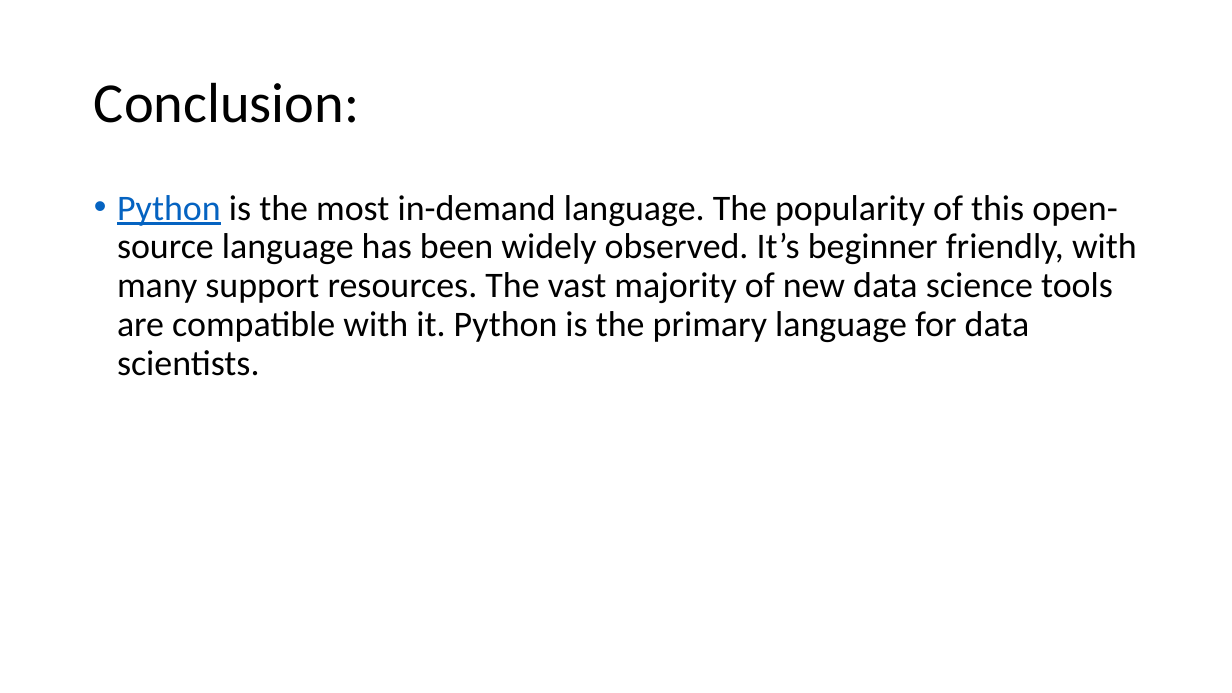
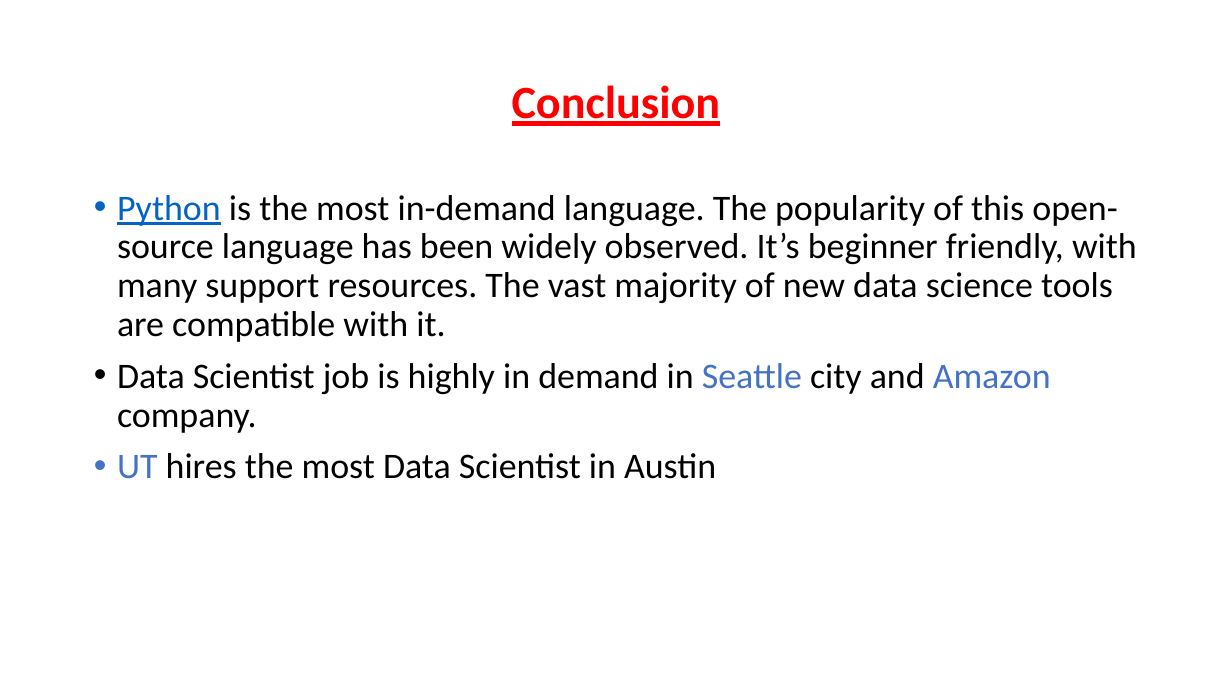
Before and after one commit to tjgrafft/DataScienceJobs_Project, a slide deck: slide 13 of presentation/Presentation.pptx (slide 12 before the commit). Drawn at 1232x693 pixels with LibreOffice and Linux fonts; fonts in the diff are those of the drawing. Boxes give left, top, right and bottom in pixels: in the first picture for what was removed or moved away, otherwise in the second. Text is boxed around its words. In the diff, an @@ line names an element or a change of style, - is before the commit and + after.

Commit message:
slides completed

```diff
--- a/presentation/Presentation.pptx
+++ b/presentation/Presentation.pptx
@@ title at (512,85,721,126): text changed; size 44 to 36 pt; text colour #000000 to #FF0000; bold on @@
-Conclusion:
+Conclusion
@@ text at (117,195,1137,479): text changed @@
-• Python is the most in-demand language. The popularity of this open-source language has been widely observed. It’s beginner friendly, with many support resources. The vast majority of new data science tools are compatible with it. Python is the primary language for data scientists.
+• Python is the most in-demand language. The popularity of this open-source language has been widely observed. It’s beginner friendly, with many support resources. The vast majority of new data science tools are compatible with it.
+• Data Scientist job is highly in demand in Seattle city and Amazon company.
+• UT hires the most Data Scientist in Austin
```
Also in this commit, not shown: 6 other slides changed, 6 slides added, 5 slides removed, 1 other file.
